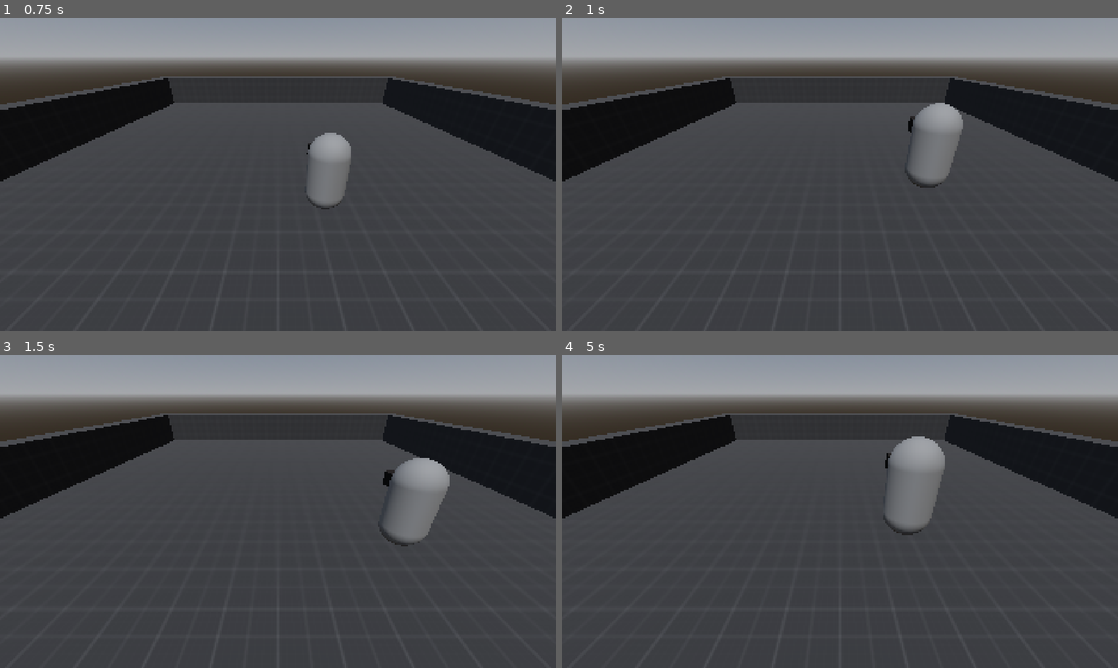
Above: before the commit, frames 1-4 (two rows, left to right).
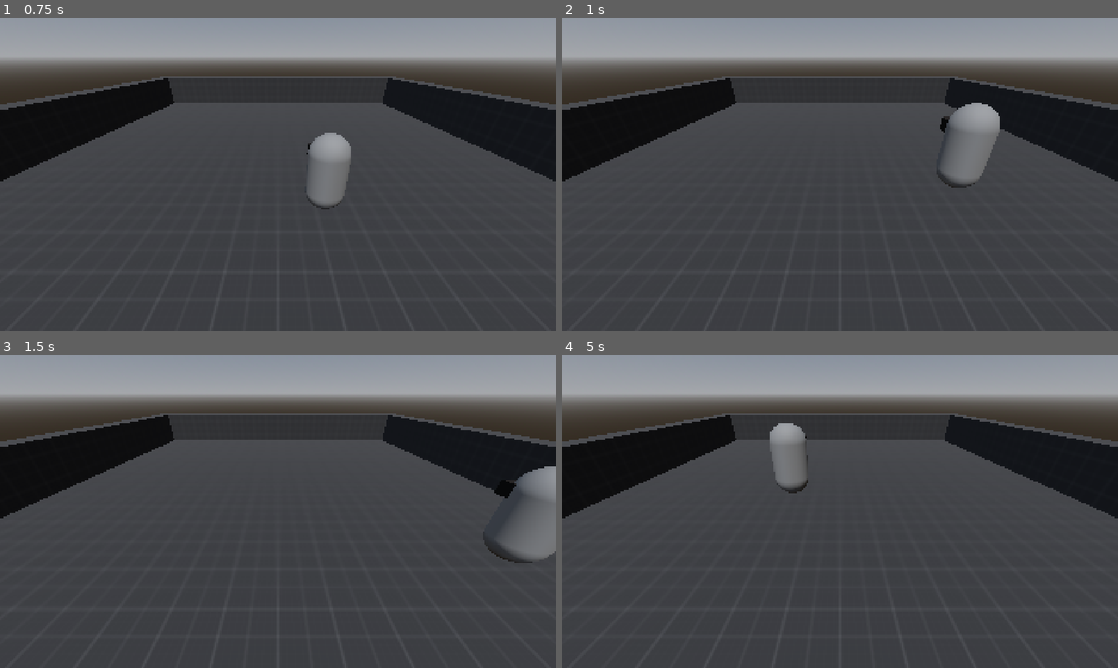
Above: after the commit, the same moments.

Repository: livemehere/3d-prototype
Game: Godot game, scene res://scene/Main.tscn
Two runs of this game, one before a commit and one after it. Both use one fixed random seed, a clock stepped at 60 frames per second and the inputs below.
Inputs:
- Up to frame 1 (0.75 s): hold D (move_right) from 0.53 s (still down)
- Up to frame 2 (1 s): keep holding D (move_right); tap Space (jump) at 0.77 s
- Up to frame 3 (1.5 s): release D (move_right) at 1.28 s; hold S (move_backward) from 1.28 s (still down)
- Up to frame 4 (5 s): tap Space (jump) at 1.52, 3.02, 3.5, 3.77, 4.52 s; release S (move_backward) at 2.03 s; hold D (move_right) 2.03-2.78 s; tap Enter at 2.75 s; hold W (move_forward) 2.78-3.53 s; hold A (move_left) from 3.53 s (still down)

Frame 1 is identical in both runs. In frame 2, 3.2% of the frame differs, in the area x 62-79%, y 27-55%; in frame 3, 4.2%, in the area x 68-100%, y 32-67%; in frame 4, 3.5%.

Commit message:
feat: air control

Diff:
--- a/scene/Main.tscn
+++ b/scene/Main.tscn
@@ -65,6 +65,7 @@
 script = ExtResource("2_h6nst")
 acceleration = 15.0
 friction = 15.0
+airControl = 0.9
 metadata/_edit_group_ = true
 
 [node name="Eye" type="MeshInstance3D" parent="Player" unique_id=1437332064]
